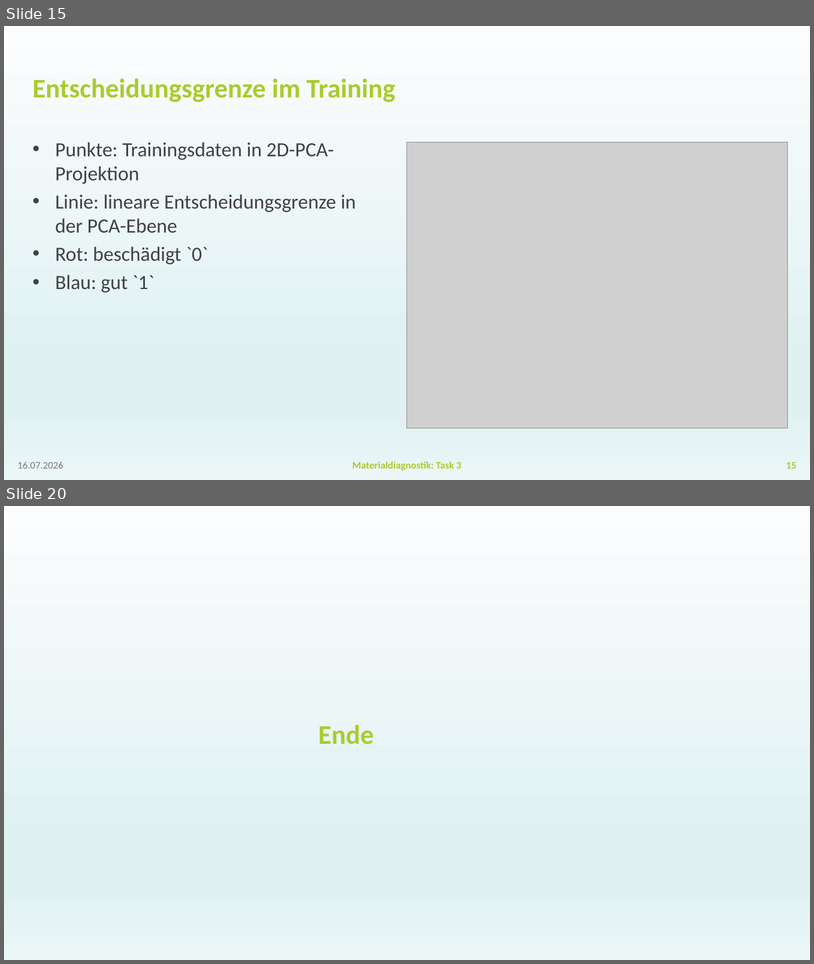
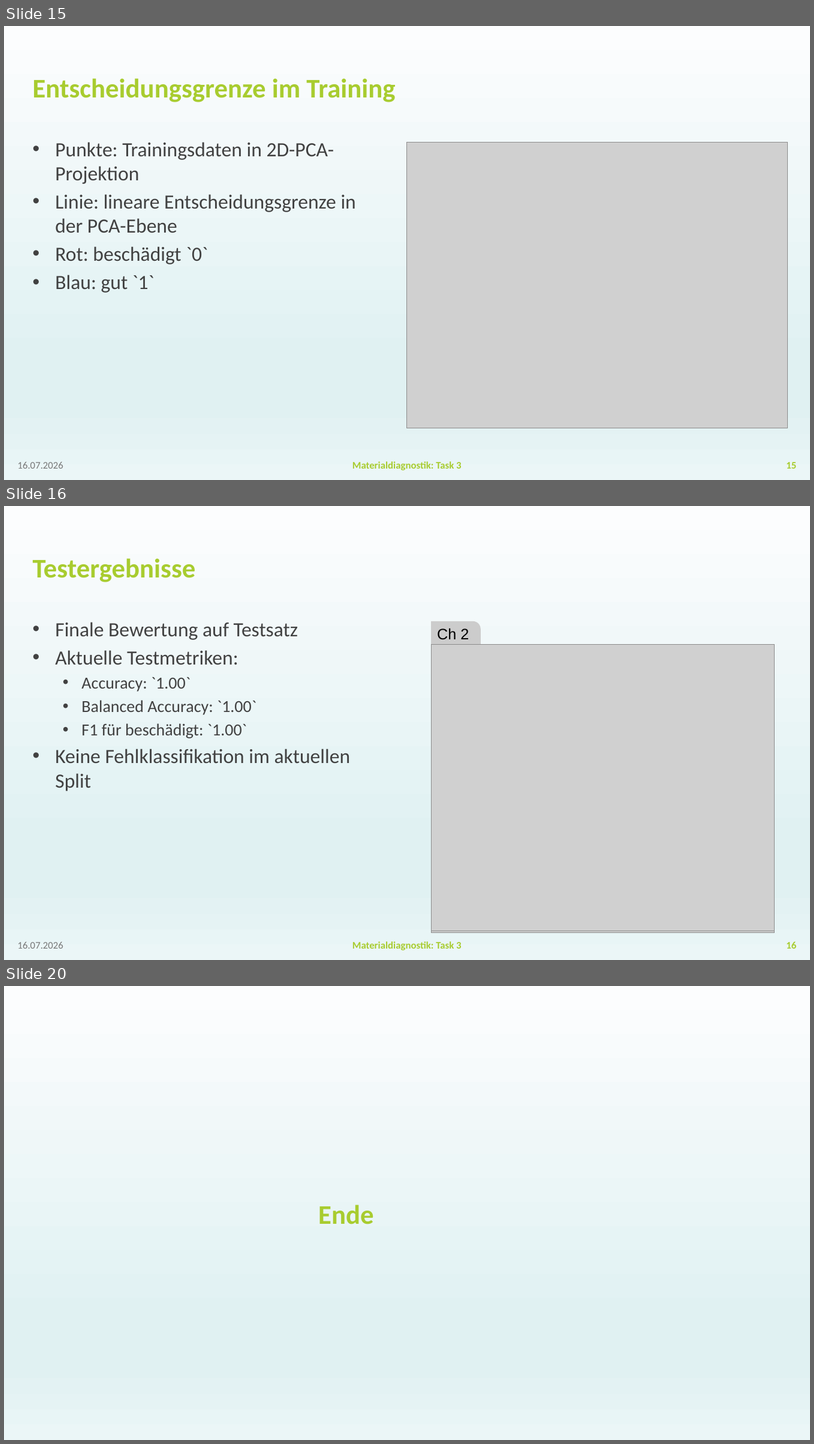
Before and after one commit to BGielczynski/AI_diagnostics, a slide deck: Task_3/Task3Powerpoint.pptx. Shown one above the other, each under a label of ours: slides 15 and 20 before the commit, slides 15, 16 and 20 after it; the slides between them are not shown. The pictures are 814x964 and 814x1444 pixels, drawn with LibreOffice and Linux fonts; fonts in the diff are those of the drawing; grey boxes stand for pictures; background and template pictures are left out. Boxes give left, top, right and bottom in pixels: in the first picture for what was removed or moved away, otherwise in the second. Text is boxed around its words. In the diff, an @@ line names an element or a change of style, - is before the commit and + after.

```diff
--- a/Task_3/Task3Powerpoint.pptx
+++ b/Task_3/Task3Powerpoint.pptx
@@ slide 16 added at [4, 506, 810, 960], background gradient #FCFDFE to #E0F1F2 to #EBF6F7 @@
@@ title added at [33, 558, 196, 582], 32 pt, text #A8CC2F, bold @@
+Testergebnisse
@@ text added at [55, 622, 351, 791], 24 pt, text #414141 @@
+• Finale Bewertung auf Testsatz
+• Aktuelle Testmetriken:
+  • Accuracy: `1.00`
+  • Balanced Accuracy: `1.00`
+  • F1 für beschädigt: `1.00`
+• Keine Fehlklassifikation im aktuellen Split
@@ round rect added at [431, 621, 481, 667], fill #CCCCCC, 18 pt, text #000000 @@
+Ch 2
@@ picture added at [431, 645, 775, 933] @@
@@ picture added at [431, 645, 775, 931] @@
@@ text added at [18, 941, 63, 948], 12 pt, text #797979 @@
+16.07.2026
@@ text added at [353, 941, 461, 950], 12 pt, text #A8CC2F, bold @@
+Materialdiagnostik: Task 3
@@ page number added at [786, 941, 797, 948], 12 pt, text #A8CC2F, bold @@
+16
```
Also in this commit, not shown: 4 slides changed, 1 slide removed, 1 other file.
